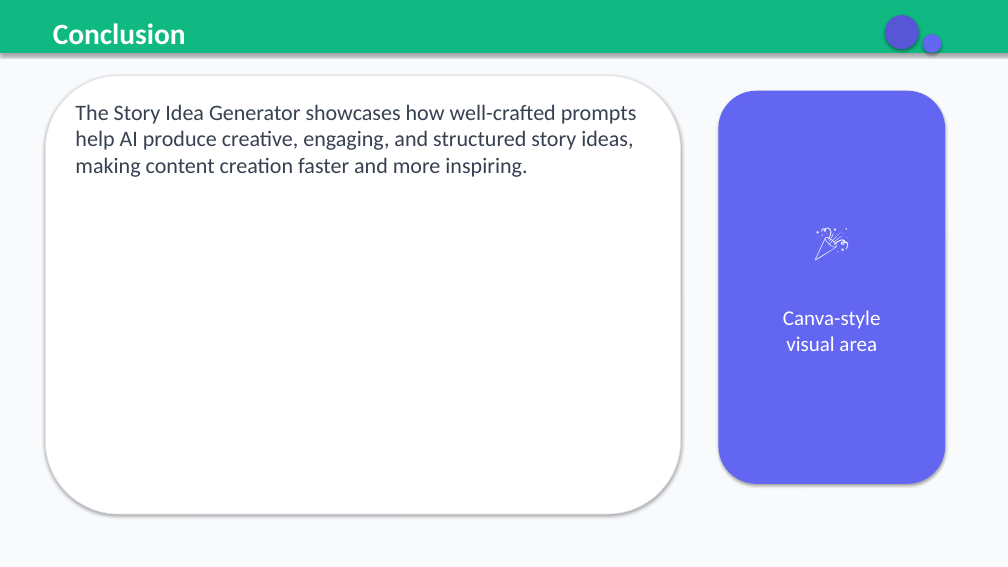
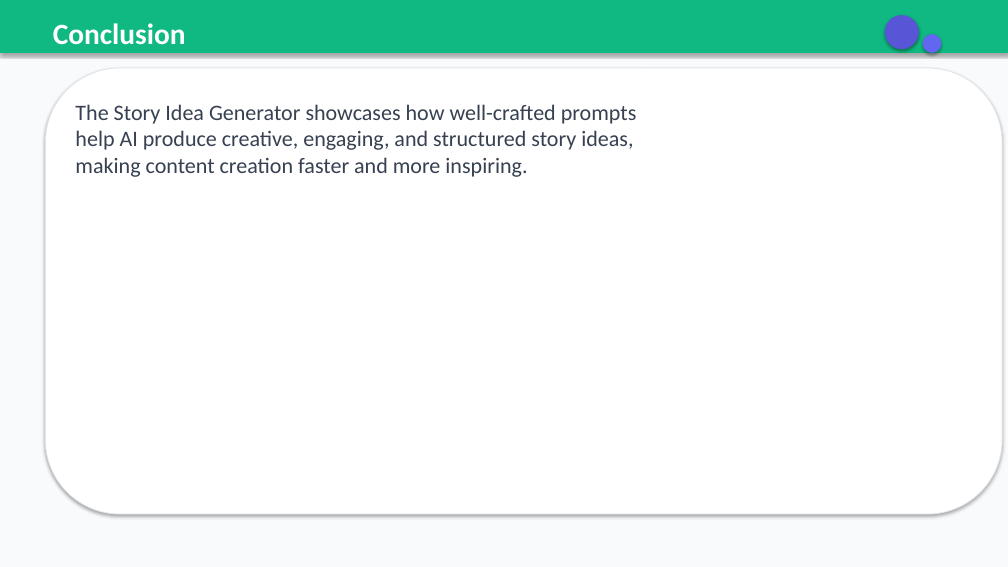
Before and after one commit to vaishnavipanchal9/story-Idea-Generator., a slide deck: slide 9 of stry prompt vp.pptx (slide 8 before the commit). Drawn at 1008x567 pixels with LibreOffice and Linux fonts; fonts in the diff are those of the drawing. Boxes give left, top, right and bottom in pixels: in the first picture for what was removed or moved away, otherwise in the second. Text is boxed around its words. In the diff, an @@ line names an element or a change of style, - is before the commit and + after.

```diff
--- a/stry prompt vp.pptx
+++ b/stry prompt vp.pptx
@@ rounded rectangle: place and size @@
-rounded rectangle at box(45, 76, 681, 514)
+rounded rectangle at box(45, 68, 1002, 514)
@@ rounded rectangle removed at box(718, 91, 945, 484) @@
-🎉
-Canva-style
-visual area
```
Also in this commit, not shown: 6 other slides changed, 1 slide added.
